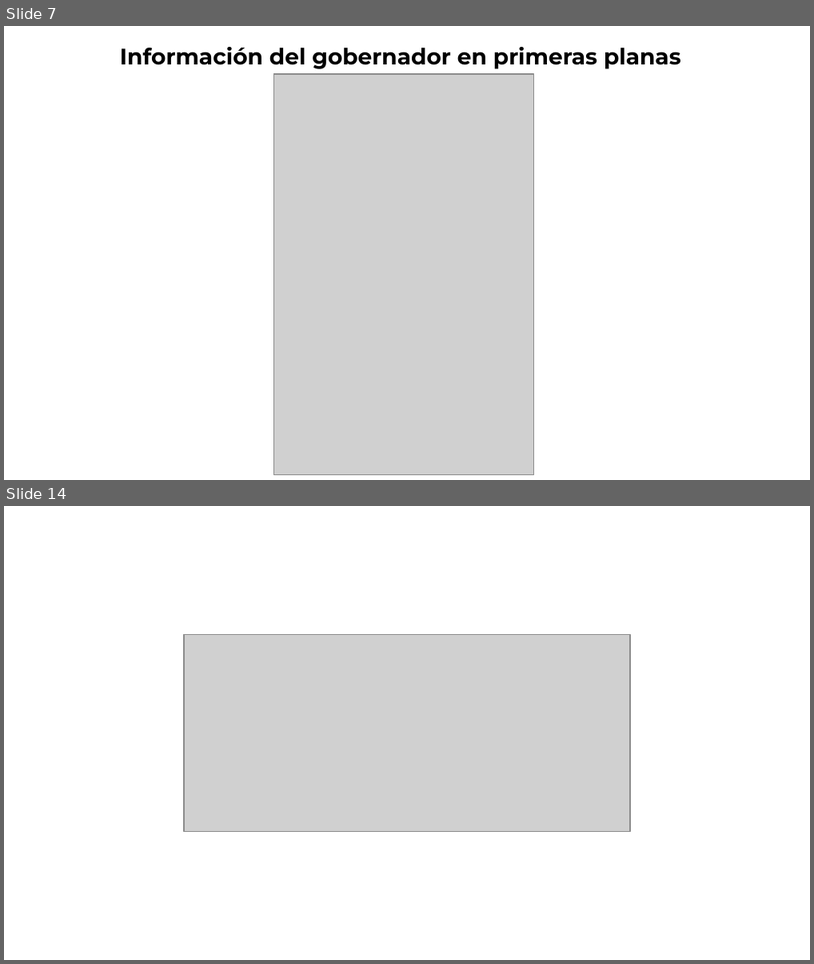
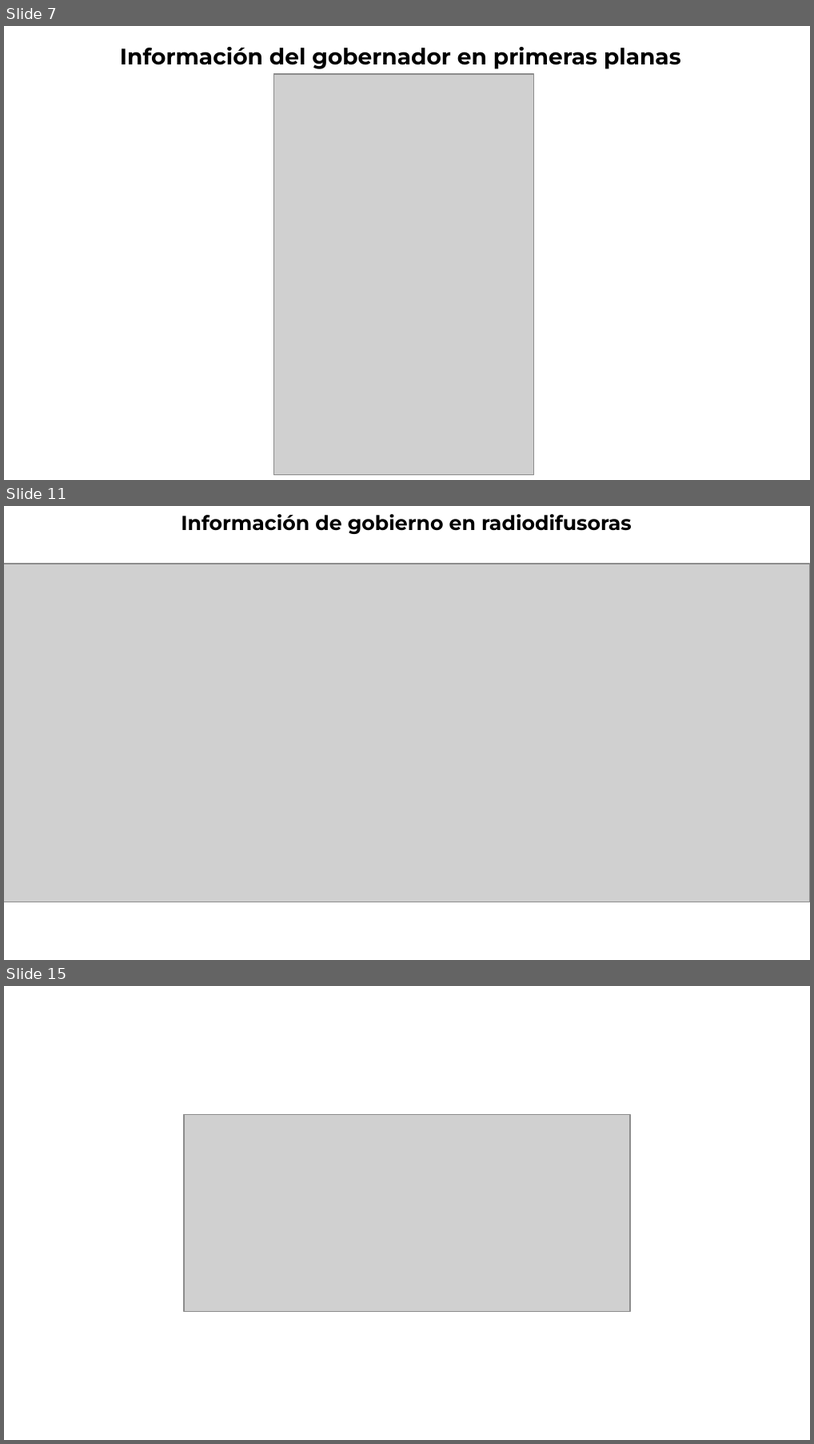
Before and after one commit to thelonious9/Reporteportadas, a slide deck: Reporte 050326.pptx. Shown one above the other, each under a label of ours: slides 7 and 14 before the commit, slides 7, 11 and 15 after it; the slides between them are not shown. The pictures are 814x964 and 814x1444 pixels, drawn with LibreOffice and Linux fonts; fonts in the diff are those of the drawing; grey boxes stand for pictures; background and template pictures are left out. Boxes give left, top, right and bottom in pixels: in the first picture for what was removed or moved away, otherwise in the second. Text is boxed around its words. In the diff, an @@ line names an element or a change of style, - is before the commit and + after.

```diff
--- a/Reporte 050326.pptx
+++ b/Reporte 050326.pptx
@@ slide 11 added at (x1=4, y1=506, x2=810, y2=960), background #FFFFFF @@
@@ text added at (x1=181, y1=514, x2=632, y2=534), 18 pt, text #000000, bold @@
+Información de gobierno en radiodifusoras
@@ picture added at (x1=4, y1=564, x2=810, y2=902) @@
@@ what was slide 14 is now slide 15 @@
```
Also in this commit, not shown: 2 slides changed, 4 other slides added, 4 slides removed.
